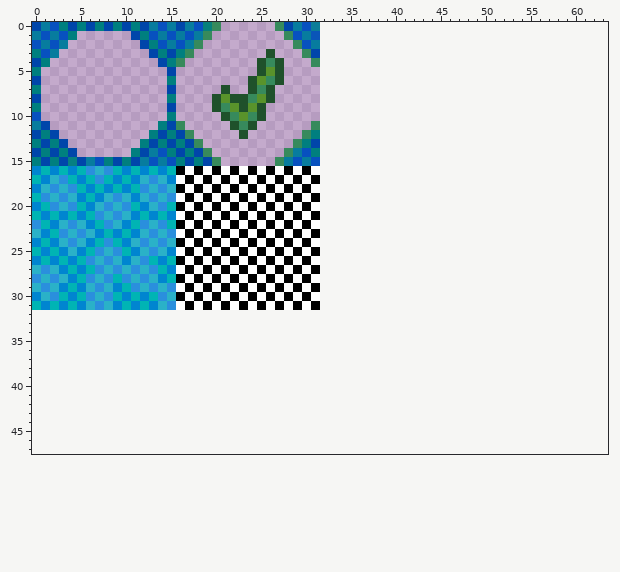
Pixel-art sprite -- godot.project/Assets/grid.png. The first picture shows the starting point.
The file is 32x32 pixels. Colours within 5 levels of each other are drawn and written as one. The old version is drawn lined up with the new one, on the new canvas.
New version:
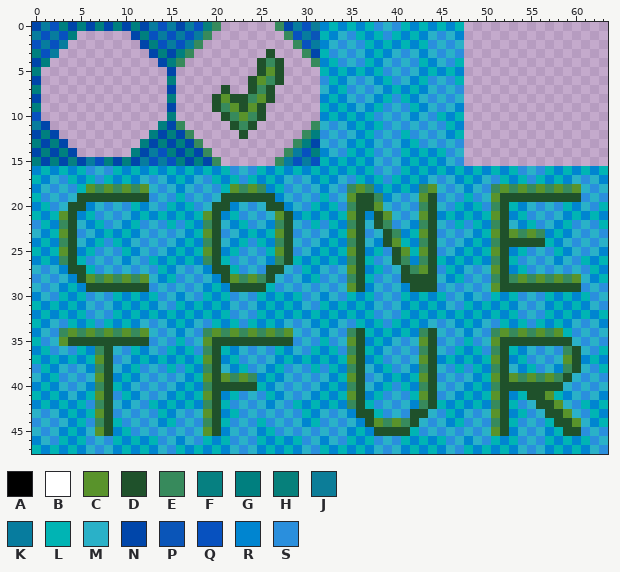
Palette (. is transparent): A #000000  B #ffffff  C #59932b  D #1f512b  E #378a5c  F #007f7ff7  G #007f7f  H #06807b  J #0c7d98  K #077c9e  L #00b4b4  M #2ab1c8  N #0046aa  P #0a55b8  Q #0751bf  R #0085d0  S #2a8fdd
Commit message: update mockup & grid texture
Change:
canvas 32x32 -> 64x48
Changed rows in their new state; - is an unchanged pixel.
first column x 0:
 0 --------------------------------RLRLRLSMSLRLRLRL----------------
 1 --------------------------------LRMSLRLSLRLRMSMR----------------
 2 --------------------------------RMSMSLRLRLRLSMSM----------------
 3 --------------------------------LSMSMRLRMSMRMSMS----------------
 4 --------------------------------RLSMSLRMSMSLRMSL----------------
 5 --------------------------------LRLRLRLSMSMRLRLR----------------
 6 --------------------------------SLRMSMRLSMRLSMSL----------------
 7 --------------------------------MRLSMSMRLRLRMSMS----------------
 8 --------------------------------RLRMSMRLSLRMSMSM----------------
 9 --------------------------------LRLRMRLSMSLRMSMR----------------
10 --------------------------------RLRLRLSMSMRMSLRL----------------
11 --------------------------------MSMRLRLSMSMSMSLR----------------
12 --------------------------------SMSMRLSMSLSMSMRL----------------
13 --------------------------------MSMRLRMSMRLSMSMS----------------
14 --------------------------------RMSLRLSMSLRLRLSM----------------
15 --------------------------------LRLRLRMSMRLRLRMS----------------
16 ----------------RLRLRLSMSLRLRLRLRLRLRLSMSLRLRLRLRLRLRLSMSLRLRLRL
17 ----------------LRMSLRLSLRLRMSMRLRMSLRLSLRLRMSMRLRMSLRLSLRLRMSMR
18 ------CECECEC---RMSMSLCECERLSMSMRMSECERLRLRECMSMRMSECECECECECMSM
19 -----DDDDDDDD---LSMSMDDDDDDRMSMSLSMCDDERMSMCDSMSLSMCDDDDDDDDDSMS
20 ----DD----------RLSMDDRMSMDDRMSLRLSEDDCMSMSEDMSLRLSEDLRMSMSLRMSL
21 ---CD-----------LRLCDRLSMSMCDRLRLRLCDRDCMSMCDRLRLRLCDRLSMSMRLRLR
22 ---ED-----------SLREDMRLSMREDMSLSLREDMDESMREDMSLSLREDMRLSMRLSMSL
23 ---CD-----------MRLCDSMRLRLCDSMSMRLCDSMDERLCDSMSMRLCDCECERLRMSMS
24 ---ED-----------RLREDMRLSLREDMSMRLREDMRDCLREDMSMRLREDDDDDLRMSMSM
25 ---CD-----------LRLCDRLSMSLCDSMRLRLCDRLSDCLCDSMRLRLCDRLSMSLRMSMR
26 ---ED-----------RLREDLSMSMREDLRLRLREDLSMDEREDLRLRLREDLSMSMRMSLRL
27 ----DD----------MSMRDDLSMSDDMSLRMSMCDRLSMDECDSLRMSMCDRLSMSMSMSLR
28 -----DCECECEC---SMSMRDCECEDMSMRLSMSEDLSMSDDDDMRLSMSEDECECECECMRL
29 ------DDDDDDD---MSMRLRDDDDLSMSMSMSMCDRMSMRDDDSMSMSMCDDDDDDDDDSMS
30 ----------------RMSLRLSMSLRLRLSMRMSLRLSMSLRLRLSMRMSLRLSMSLRLRLSM
31 ----------------LRLRLRMSMRLRLRMSLRLRLRMSMRLRLRMSLRLRLRMSMRLRLRMS
32 RLRLRLSMSLRLRLRLRLRLRLSMSLRLRLRLRLRLRLSMSLRLRLRLRLRLRLSMSLRLRLRL
33 LRMSLRLSLRLRMSMRLRMSLRLSLRLRMSMRLRMSLRLSLRLRMSMRLRMSLRLSLRLRMSMR
34 RMSECECECECECMSMRMSECECECECECMSMRMSEDLRLRLREDMSMRMSECECECECLSMSM
35 LSMCDDDDDDDDDSMSLSMCDDDDDDDDDSMSLSMCDRLRMSMCDSMSLSMCDDDDDDDDMSMS
36 RLSMSLREDMSLRMSLRLSEDLRMSMSLRMSLRLSEDLRMSMSEDMSLRLSEDLRMSMSEDMSL
37 LRLRLRLCDSMRLRLRLRLCDRLSMSMRLRLRLRLCDRLSMSMCDRLRLRLCDRLSMSMCDRLR
38 SLRMSMREDMRLSMSLSLREDMRLSMRLSMSLSLREDMRLSMREDMSLSLREDMRLSMREDMSL
39 MRLSMSMCDRLRMSMSMRLCDCECERLRMSMSMRLCDSMRLRLCDSMSMRLCDCECECEDMSMS
40 RLRMSMREDLRMSMSMRLREDDDDDLRMSMSMRLREDMRLSLREDMSMRLREDDDDDDDMSMSM
41 LRLRMRLCDSLRMSMRLRLCDRLSMSLRMSMRLRLCDRLSMSLCDSMRLRLCDRLDDCLRMSMR
42 RLRLRLSEDMRMSLRLRLREDLSMSMRMSLRLRLREDLSMSMREDLRLRLREDLSMDDCMSLRL
43 MSMRLRLCDSMSMSLRMSMCDRLSMSMSMSLRMSMRDDLSMSDDMSLRMSMCDRLSMDDCMSLR
44 SMSMRLSEDLSMSMRLSMSEDLSMSLSMSMRLSMSMRDCECEDMSMRLSMSEDLSMSLDDCMRL
45 MSMRLRMCDRLSMSMSMSMCDRMSMRLSMSMSMSMRLRDDDDLSMSMSMSMCDRMSMRLDDSMS
46 RMSLRLSMSLRLRLSMRMSLRLSMSLRLRLSMRMSLRLSMSLRLRLSMRMSLRLSMSLRLRLSM
47 LRLRLRMSMRLRLRMSLRLRLRMSMRLRLRMSLRLRLRMSMRLRLRMSLRLRLRMSMRLRLRMS
Where, in picture pixels (left, top, right, bottom), the same in both pictures:
changed: (32, 22, 608, 454)
